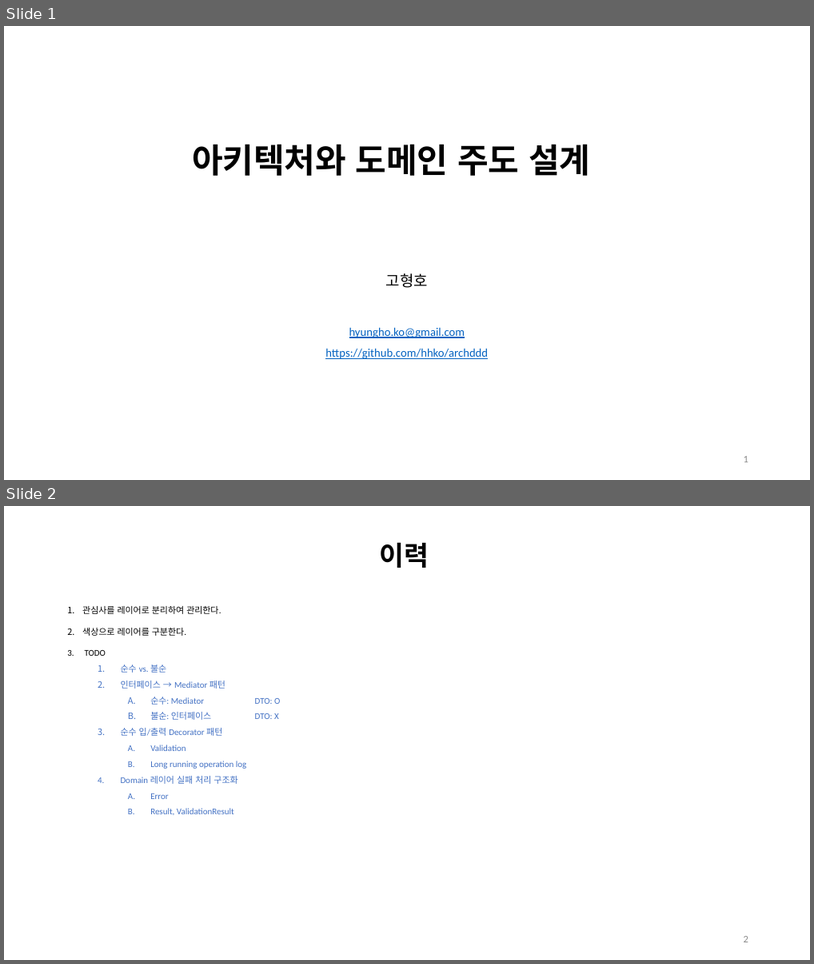
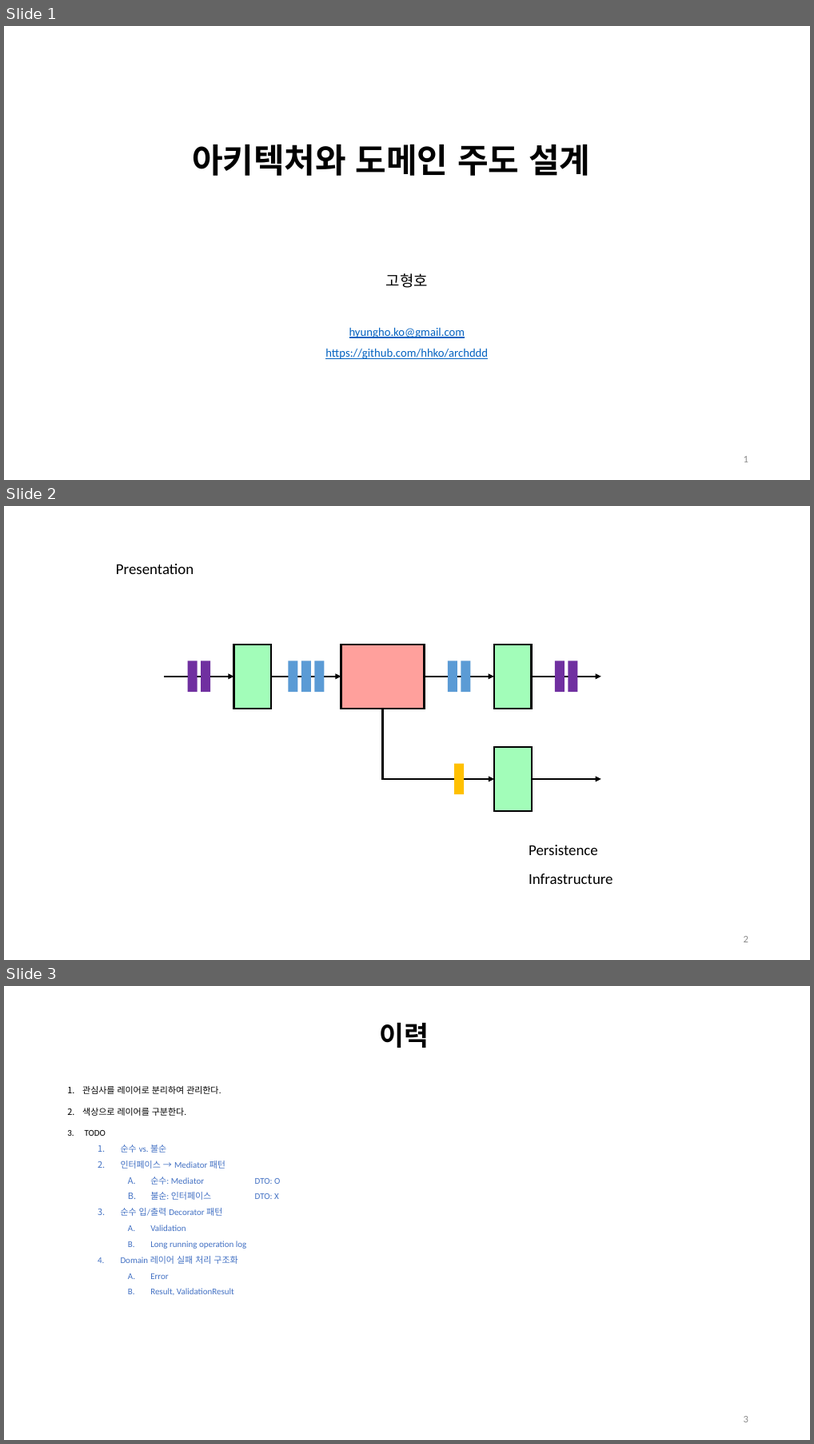
Before and after one commit to hhko/ArchDdd, a slide deck: README.pptx. Shown one above the other, each under a label of ours: slides 1 and 2 before the commit, slides 1, 2 and 3 after it. The pictures are 814x964 and 814x1444 pixels, drawn with LibreOffice and Linux fonts; fonts in the diff are those of the drawing. Boxes give left, top, right and bottom in pixels: in the first picture for what was removed or moved away, otherwise in the second. Text is boxed around its words. In the diff, an @@ line names an element or a change of style, - is before the commit and + after.

```diff
--- a/README.pptx
+++ b/README.pptx
@@ slide 2 added at (x1=4, y1=506, x2=810, y2=960), background #FFFFFF @@
@@ text added at (x1=116, y1=564, x2=194, y2=574), 18 pt, text #000000 @@
+Presentation
@@ rectangle added at (x1=234, y1=644, x2=271, y2=708), fill #A2FDB9, outline #000000 2.25 pt @@
@@ rectangle added at (x1=342, y1=644, x2=425, y2=708), fill #FFA09C, outline #000000 2.25 pt @@
@@ rectangle added at (x1=494, y1=644, x2=532, y2=708), fill #A2FDB9, outline #000000 2.25 pt @@
@@ rectangle added at (x1=188, y1=661, x2=198, y2=692), fill #7030A0 @@
@@ rectangle added at (x1=202, y1=661, x2=211, y2=692), fill #7030A0 @@
@@ rectangle added at (x1=288, y1=661, x2=298, y2=692), fill #5B9BD5 @@
@@ rectangle added at (x1=302, y1=661, x2=311, y2=692), fill #5B9BD5 @@
@@ rectangle added at (x1=315, y1=661, x2=325, y2=692), fill #5B9BD5 @@
@@ rectangle added at (x1=448, y1=661, x2=458, y2=692), fill #5B9BD5 @@
@@ rectangle added at (x1=462, y1=661, x2=471, y2=692), fill #5B9BD5 @@
@@ rectangle added at (x1=555, y1=661, x2=565, y2=692), fill #7030A0 @@
@@ rectangle added at (x1=569, y1=661, x2=578, y2=692), fill #7030A0 @@
@@ arrow added from (164, 676) to (234, 676), #000000 2.25 pt @@
@@ arrow added from (271, 676) to (342, 676), #000000 2.25 pt @@
@@ arrow added from (425, 676) to (494, 676), #000000 2.25 pt @@
@@ arrow added from (532, 676) to (602, 676), #000000 2.25 pt @@
@@ elbow arrow added from (382, 708) to (494, 779), #000000 2.25 pt @@
@@ rectangle added at (x1=454, y1=763, x2=464, y2=794), fill #FFC000 @@
@@ rectangle added at (x1=494, y1=747, x2=532, y2=811), fill #A2FDB9, outline #000000 2.25 pt @@
@@ arrow added from (532, 779) to (602, 779), #000000 2.25 pt @@
@@ text added at (x1=529, y1=844, x2=598, y2=855), 18 pt, text #000000 @@
+Persistence
@@ text added at (x1=529, y1=873, x2=613, y2=884), 18 pt, text #000000 @@
+Infrastructure
@@ page number added at (x1=744, y1=936, x2=749, y2=942), 12 pt, text #8C8C8C @@
+2
@@ what was slide 2 is now slide 3 @@
```
Also in this commit, not shown: 20 slides changed, 1 other file.
